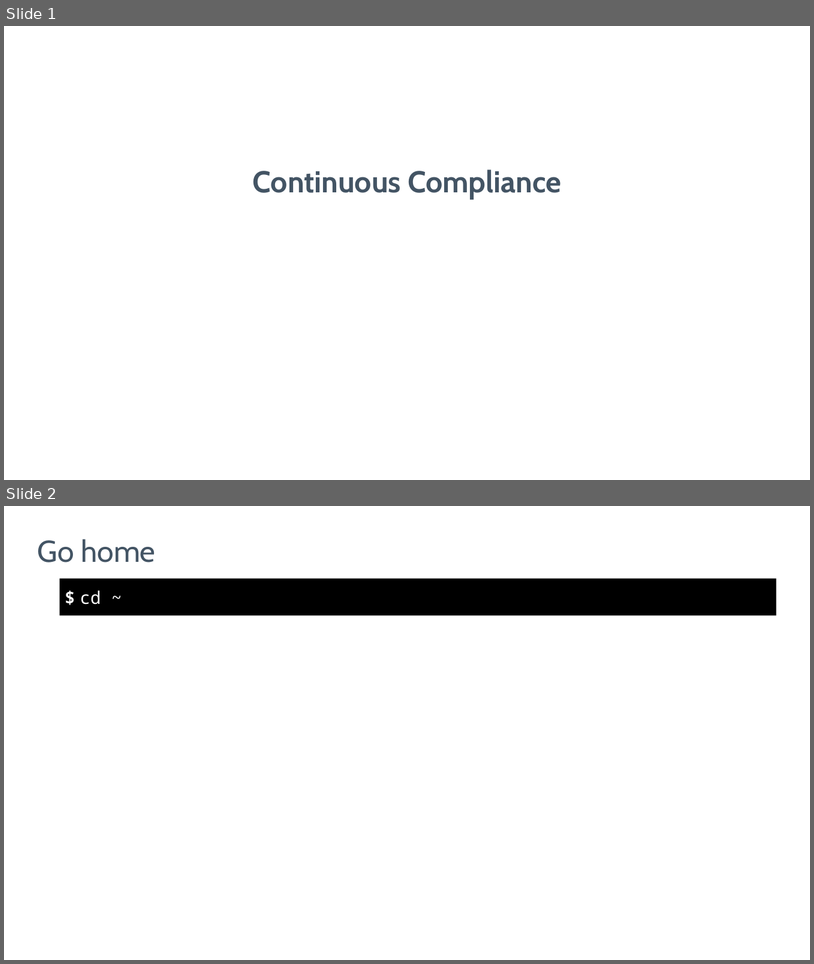
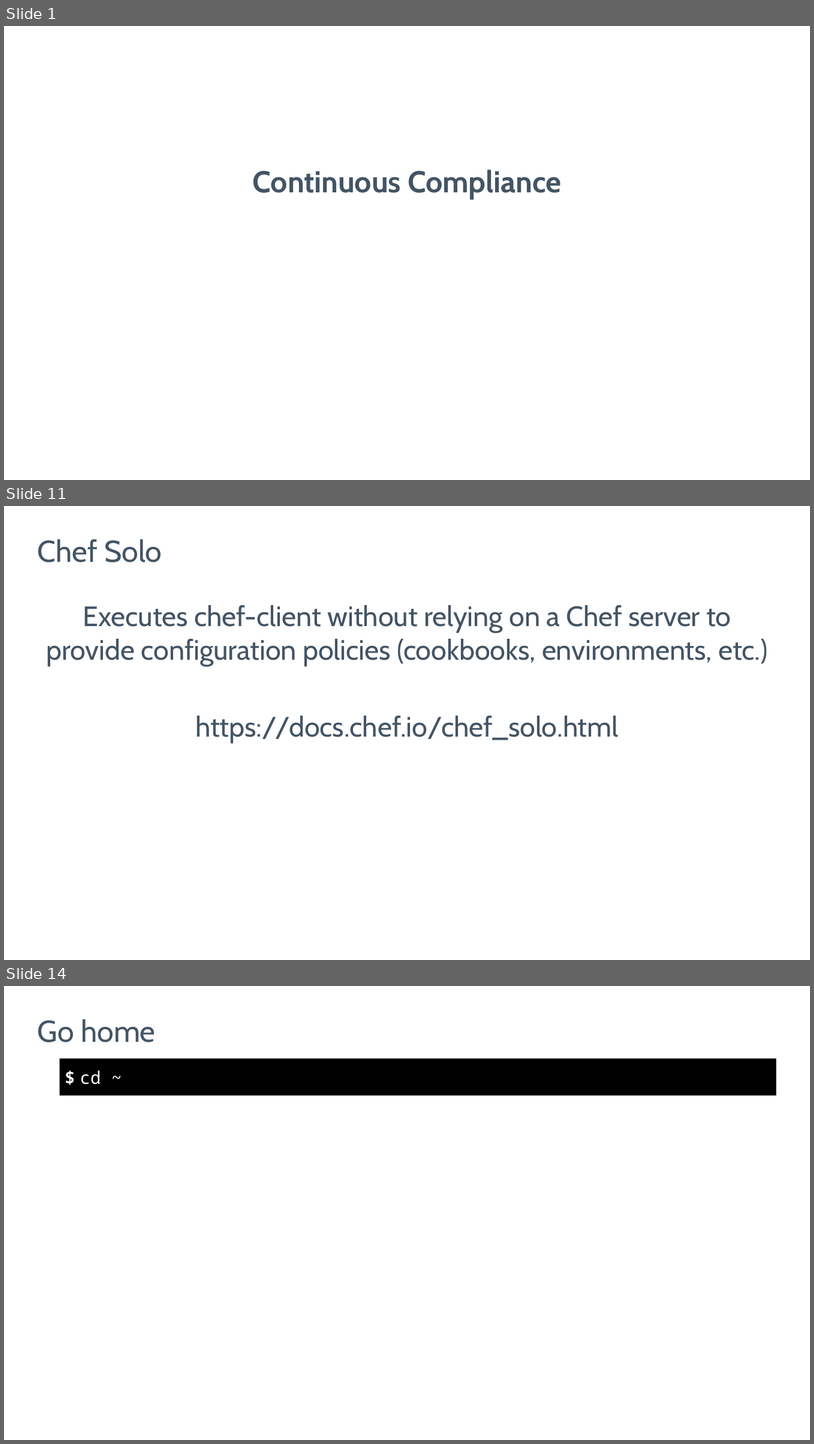
Before and after one commit to nathenharvey/introduction-to-inspec, a slide deck: powerpoint/Continuous-Compliance.pptx. Shown one above the other, each under a label of ours: slides 1 and 2 before the commit, slides 1, 11 and 14 after it; the slides between them are not shown. The pictures are 814x964 and 814x1444 pixels, drawn with LibreOffice and Linux fonts; fonts in the diff are those of the drawing; background and template pictures are left out. Boxes give left, top, right and bottom in pixels: in the first picture for what was removed or moved away, otherwise in the second. Text is boxed around its words. In the diff, an @@ line names an element or a change of style, - is before the commit and + after.

Commit message:
Get started on real continuous compliance slides
* Login to Automate
* Review your node
* Run chef-client
* See failing compliance control

```diff
--- a/powerpoint/Continuous-Compliance.pptx
+++ b/powerpoint/Continuous-Compliance.pptx
@@ slide 11 added at [4,506,810,960], background picture (left out) @@
@@ title added at [38,539,162,562], 43 pt, text #435464 @@
+Chef Solo
@@ text added at [46,605,768,744], 40 pt, text #435464 @@
+Executes chef-client without relying on a Chef server to provide configuration policies (cookbooks, environments, etc.)
+https://docs.chef.io/chef_solo.html
@@ what was slide 2 is now slide 14 @@
```
Also in this commit, not shown: 21 other slides added, 9 slides removed.
